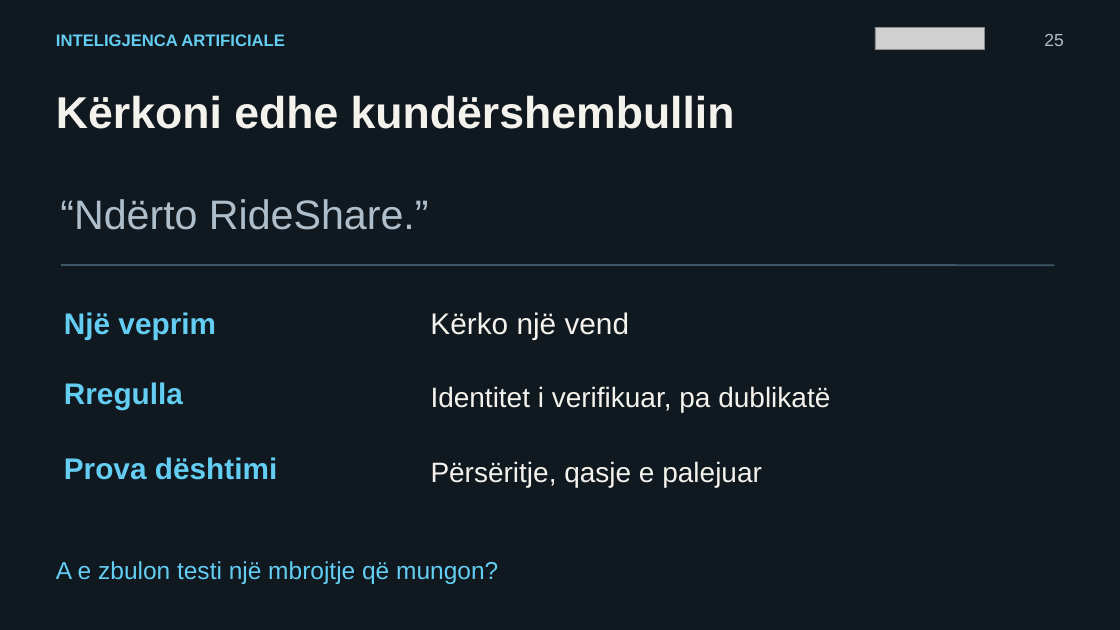
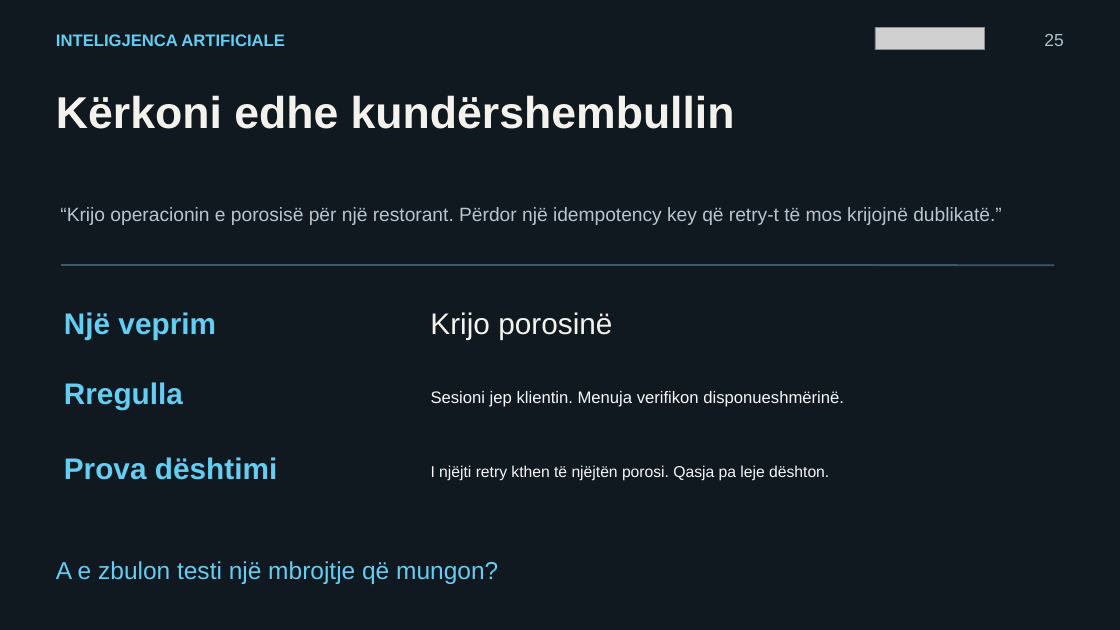
Before and after one commit to arbenl/arbenl.github.io, a slide deck: slide 25 of Jave1_Hyrje_Nextjs_PWA_Copilot_2026.pptx. Drawn at 1120x630 pixels with LibreOffice and Linux fonts; fonts in the diff are those of the drawing; grey boxes stand for pictures. Boxes give left, top, right and bottom in pixels: in the first picture for what was removed or moved away, otherwise in the second. Text is boxed around its words. In the diff, an @@ line names an element or a change of style, - is before the commit and + after.

```diff
--- a/Jave1_Hyrje_Nextjs_PWA_Copilot_2026.pptx
+++ b/Jave1_Hyrje_Nextjs_PWA_Copilot_2026.pptx
@@ text at box(60, 207, 1001, 225): text changed; size 35.2 to 16.5 pt; text colour #AEBFCB to #B6C5CE @@
-“Ndërto RideShare.”
+“Krijo operacionin e porosisë për një restorant. Përdor një idempotency key që retry-t të mos krijojnë dublikatë.”
@@ text at box(430, 312, 612, 339): text changed @@
-Kërko një vend
+Krijo porosinë
@@ text at box(431, 391, 844, 407): text changed; size 24 to 14.2 pt; text colour #F4F2EC to #F5F7F9 @@
-Identitet i verifikuar, pa dublikatë
+Sesioni jep klientin. Menuja verifikon disponueshmërinë.
@@ text at box(431, 465, 829, 481): text changed; size 24 to 13.5 pt; text colour #F4F2EC to #F5F7F9 @@
-Përsëritje, qasje e palejuar
+I njëjti retry kthen të njëjtën porosi. Qasja pa leje dështon.
```
Also in this commit, not shown: 18 other slides changed, 2 slides added, 2 slides removed, 3 other files.
